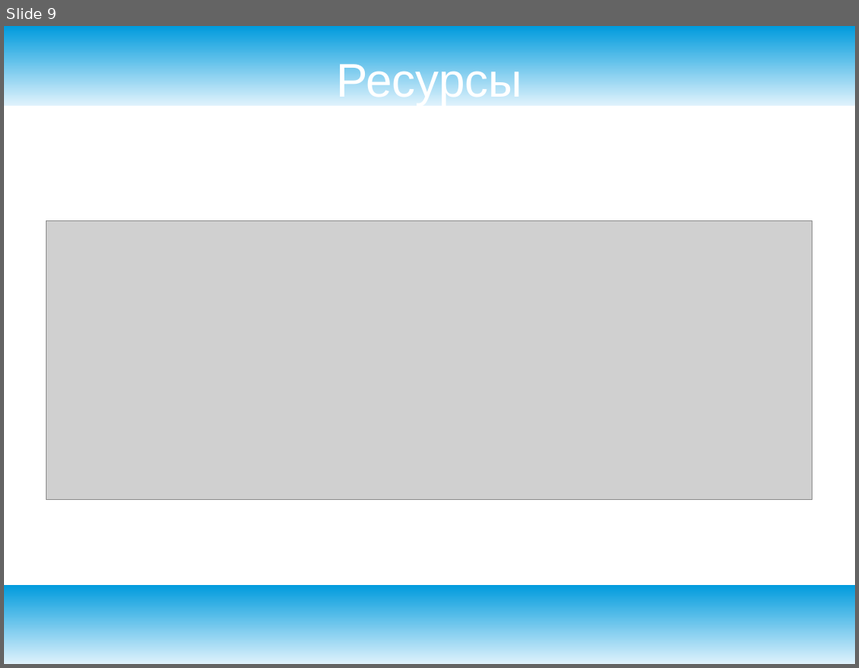
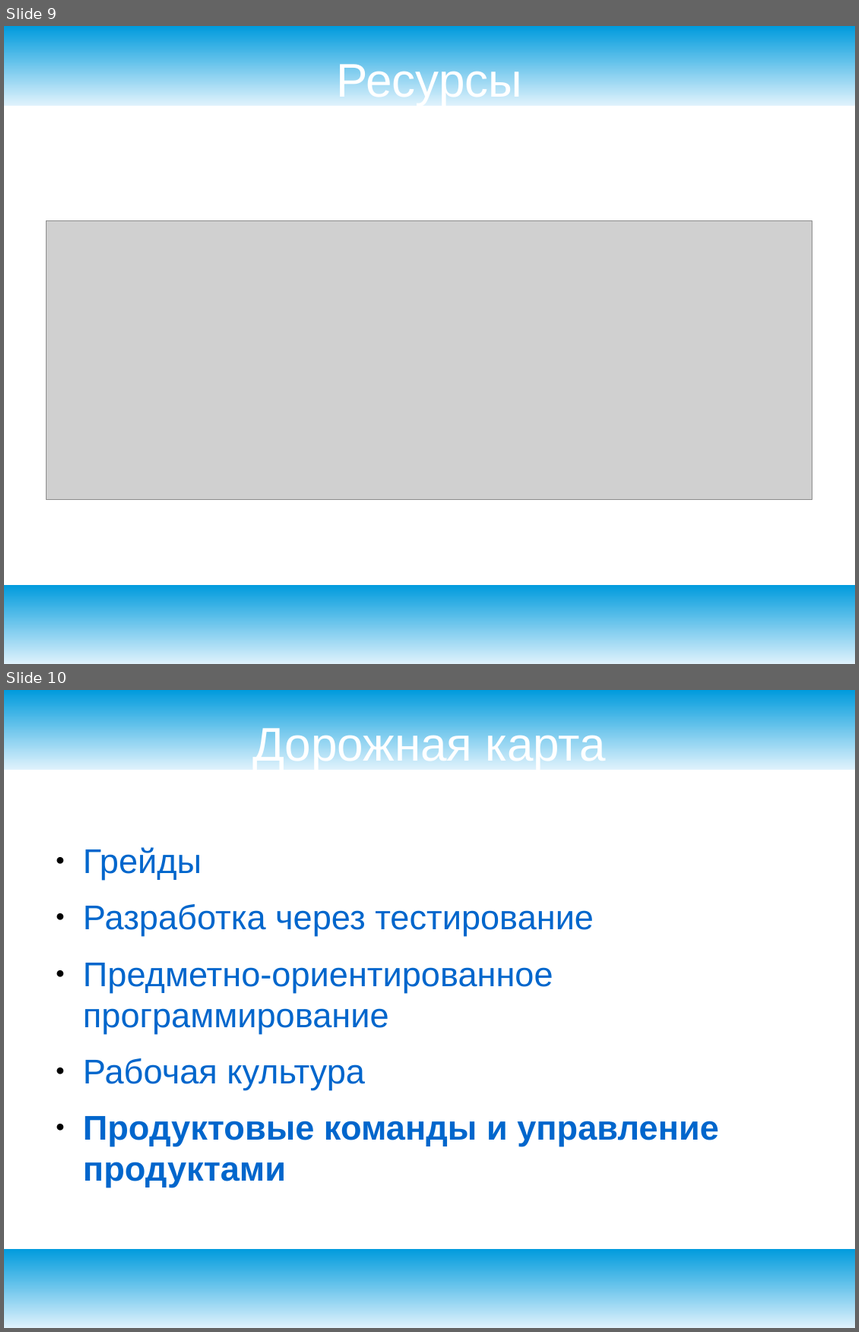
Before and after one commit to ilb/devmethodology, a slide deck: docs/presentation/productmanagement.odp. Shown one above the other, each under a label of ours: slide 9 before the commit, slides 9 and 10 after it. The pictures are 859x668 and 859x1332 pixels, drawn with LibreOffice and Linux fonts; fonts in the diff are those of the drawing; grey boxes stand for pictures. Boxes give left, top, right and bottom in pixels: in the first picture for what was removed or moved away, otherwise in the second. Text is boxed around its words. In the diff, an @@ line names an element or a change of style, - is before the commit and + after.

Commit message:
Добавил слайд дорожной карты

```diff
--- a/docs/presentation/productmanagement.odp
+++ b/docs/presentation/productmanagement.odp
@@ slide 10 added at (x1=4, y1=690, x2=855, y2=1328), background #FFFFFF; not listed: 2 template elements that a slide beside it also shows @@
@@ title added at (x1=253, y1=723, x2=606, y2=770), 44 pt, text #FFFFFF @@
+Дорожная карта
@@ text added at (x1=83, y1=847, x2=719, y2=1188), 32 pt, text #0066CC @@
+● Грейды
+● Разработка через тестирование
+● Предметно-ориентированное программирование
+● Рабочая культура
+● Продуктовые команды и управление продуктами
```
